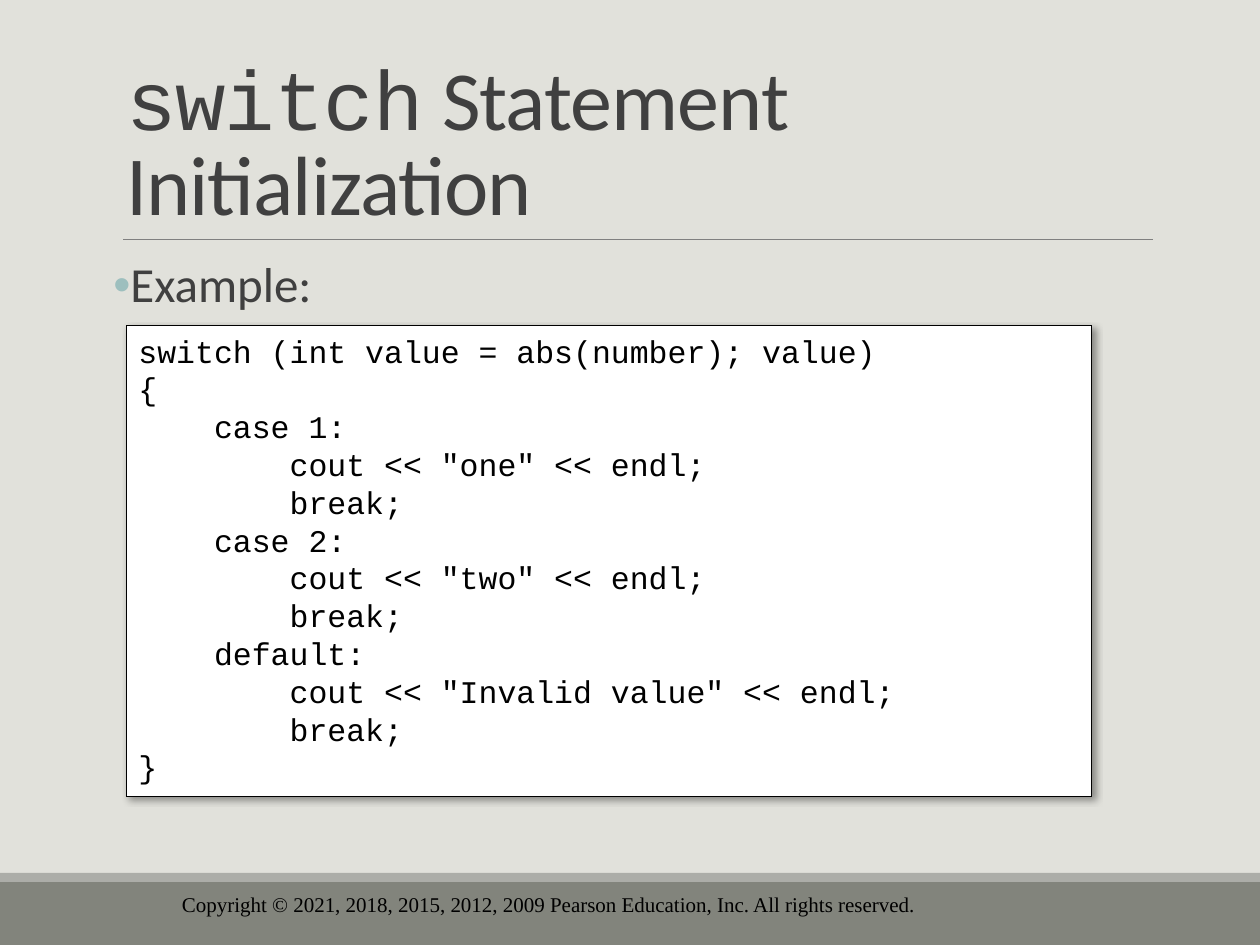
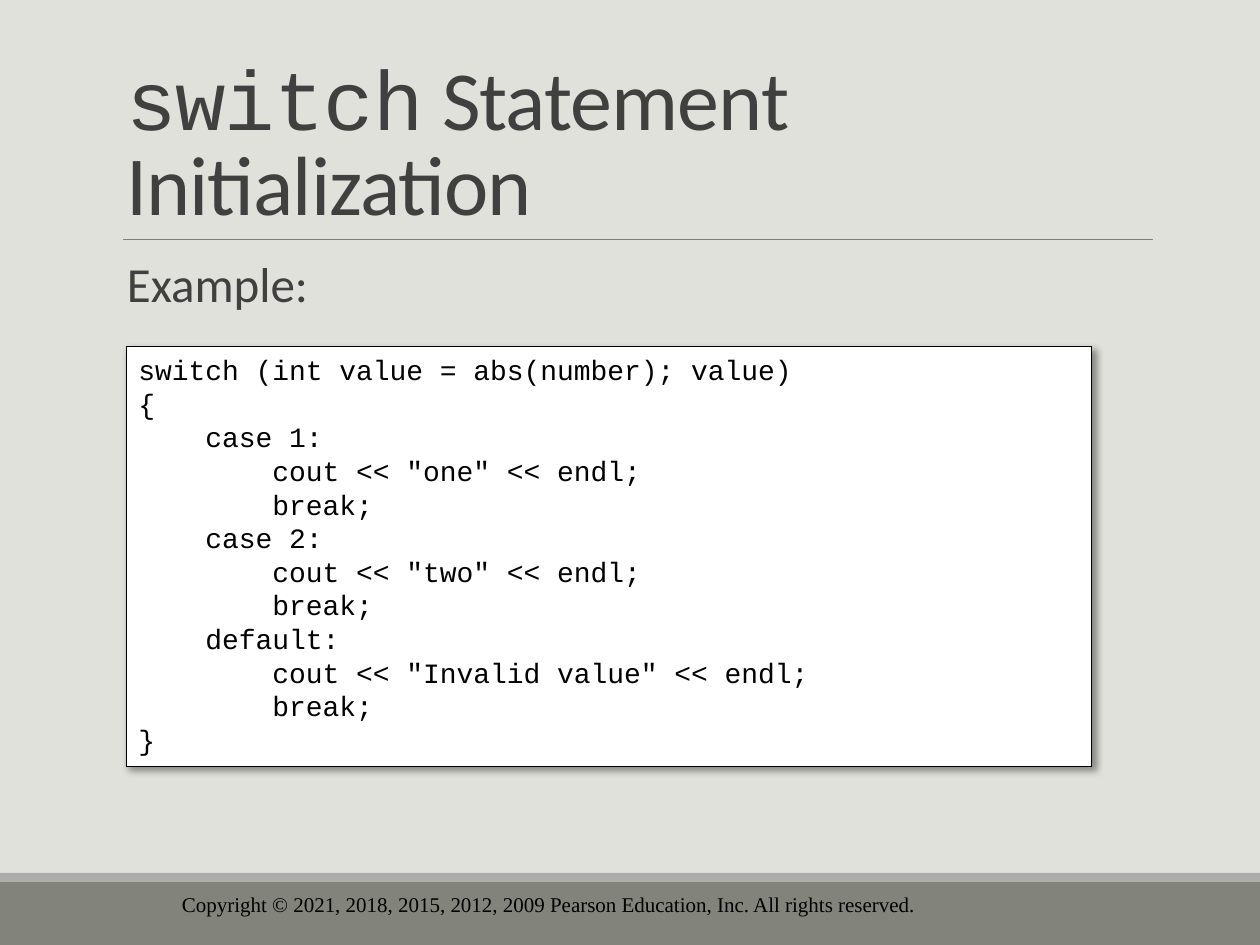
Before and after one commit to drolsonmi/eng1400, a slide deck: slide 69 of 1400_04_Making Decisions.pptx (slide 81 before the commit). Drawn at 1260x945 pixels with LibreOffice and Linux fonts; fonts in the diff are those of the drawing; background and template pictures are left out. Boxes give left, top, right and bottom in pixels: in the first picture for what was removed or moved away, otherwise in the second. Text is boxed around its words. In the diff, an @@ line names an element or a change of style, - is before the commit and + after.

```diff
--- a/1400_04_Making Decisions.pptx
+++ b/1400_04_Making Decisions.pptx
@@ text "Example:" at (x1=127, y1=268, x2=308, y2=310): bullet • to   @@
@@ rectangle "switch (int value = abs(number); ..." resized from (x1=126, y1=325, x2=1092, y2=796) to (x1=126, y1=346, x2=1092, y2=766) @@
@@ rectangle "switch (int value = abs(number); ..." at (x1=126, y1=346, x2=1092, y2=766): size 18 to 16 pt @@
```
Also in this commit, not shown: 35 other slides changed, 2 slides added, 16 slides removed, 4 other files.
